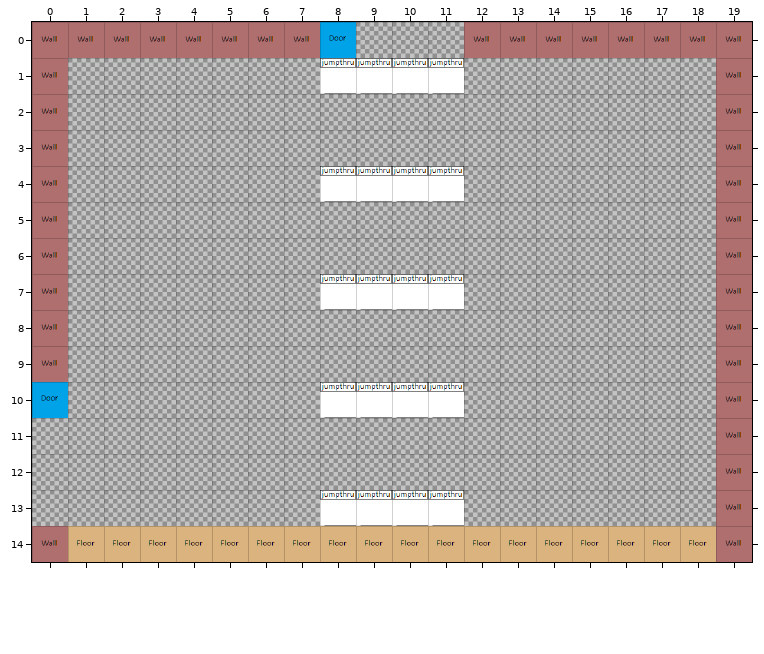
Two states of a Tiled map, Assets/data/levels/room_1010.tmx. This is how it looked before the edit.
Cells are 64x64 px. Shown: x 0..19, y 0..14.
After:
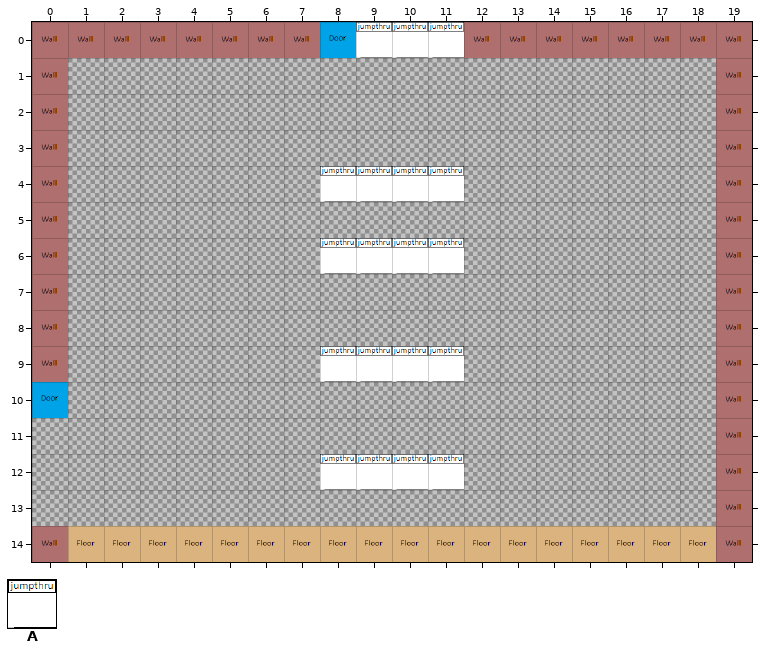
Key: from "tiles": A 7.
_ is an empty cell.
Difference:
Layer "Level":
y 0: x 9..11 ___ -> AAA
y 1: x 8..11 AAAA -> ____
y 6: x 8..11 ____ -> AAAA
y 7: x 8..11 AAAA -> ____
y 9: x 8..11 ____ -> AAAA
y 10: x 8..11 AAAA -> ____
y 12: x 8..11 ____ -> AAAA
y 13: x 8..11 AAAA -> ____
